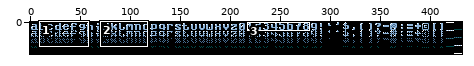
Sprite sheet, stored at outline_intro/res/childwrite_8x8.png. The picture above shows the old version from afar; the outline marks the close-up.
Close-up. Old version:
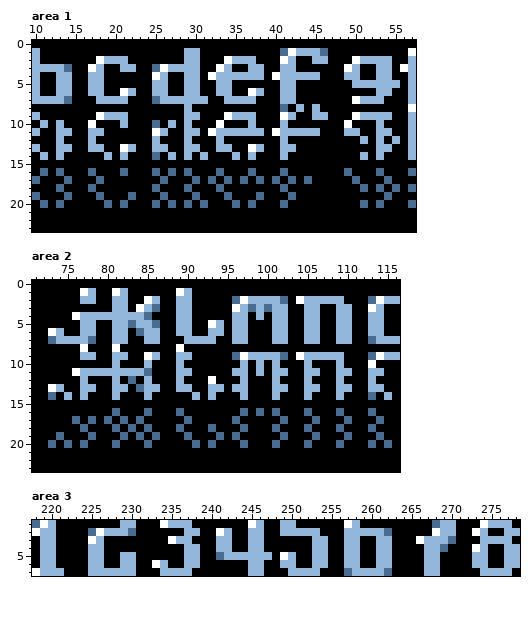
The file is 432x32 pixels. Shown: area 1: x 10..57, y 0..23; area 2: x 71..116, y 0..23; area 3: x 218..278, y 1..7. The commit also changed other parts of the picture, which this record leaves out.
The result:
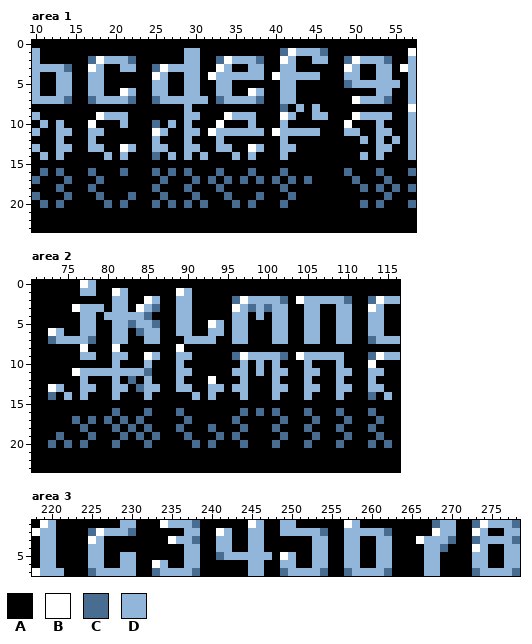
Palette (. is transparent): A #000000  B #ffffff  C #486d91  D #91b6da
The exact change:
Area 1:
y 2: x 17 A -> C; x 22 A -> C; x 33 A -> C; x 38 A -> C; x 49 A -> C; x 54 D -> C
y 5: x 49 A -> C
y 7: x 17 A -> C; x 22 A -> C; x 33 A -> C; x 38 A -> C; x 54 A -> C
Area 2:
y 0: x 77..78 AA -> BD
y 1: x 77 B -> D
y 2: x 77..78 DD -> AA; x 110 A -> C
y 3: x 76..79 AAAA -> BDDD
y 4: x 76 B -> A; x 79 D -> A
Area 3:
y 1: x 218 C -> A; x 238 A -> C; x 273 A -> C; x 278 A -> C
y 2: x 254 A -> C
y 3: x 238 A -> C; x 273 A -> C; x 278 A -> C
y 7: x 225 D -> C; x 233 A -> C; x 238 A -> C; x 249 A -> C; x 254 A -> C; x 273 A -> C; x 278 A -> C
